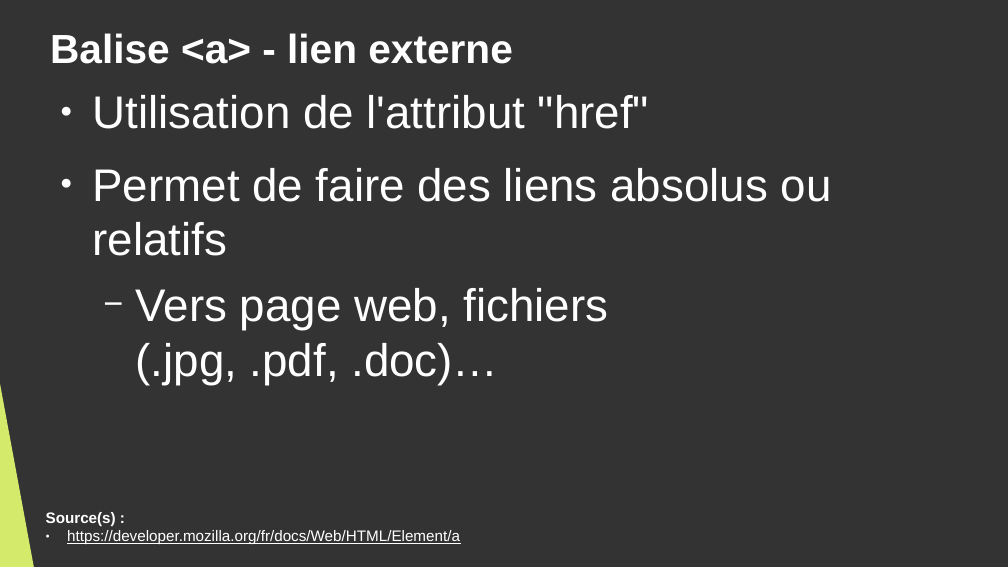
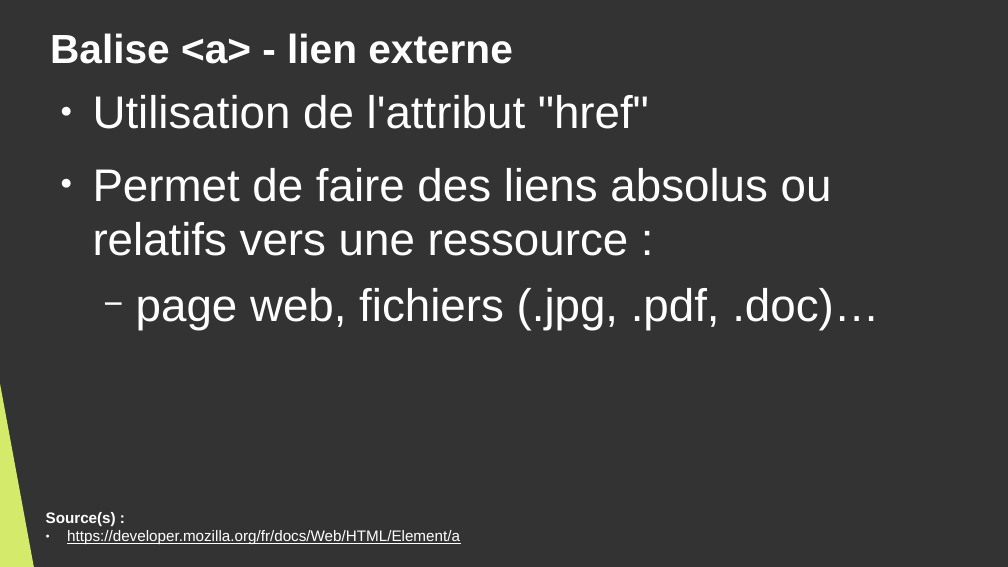
Before and after one commit to DanYellow/cours, a slide deck: slide 21 of integration-web-s1/travaux-pratiques/numero-6/presentation.odp. Drawn at 1008x567 pixels with LibreOffice and Linux fonts; fonts in the diff are those of the drawing. Boxes give left, top, right and bottom in pixels: in the first picture for what was removed or moved away, otherwise in the second. Text is boxed around its words. In the diff, an @@ line names an element or a change of style, - is before the commit and + after.

```diff
--- a/integration-web-s1/travaux-pratiques/numero-6/presentation.odp
+++ b/integration-web-s1/travaux-pratiques/numero-6/presentation.odp
@@ text at (93,168,879,330): text changed @@
-● Permet de faire des liens absolus ou relatifs
-  − Vers page web, fichiers (.jpg, .pdf, .doc)…
+● Permet de faire des liens absolus ou relatifs vers une ressource :
+  − page web, fichiers (.jpg, .pdf, .doc)…
```
Also in this commit, not shown: 10 other slides changed, 1 slide added, 1 other file.
